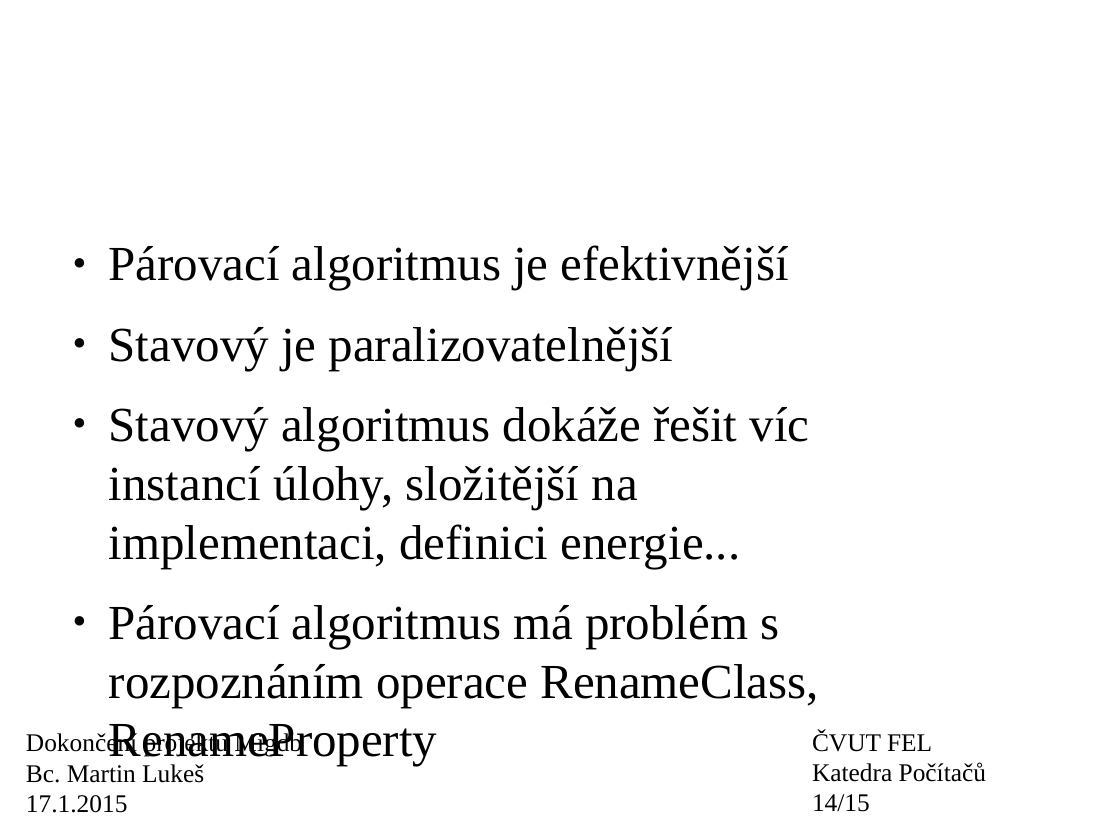
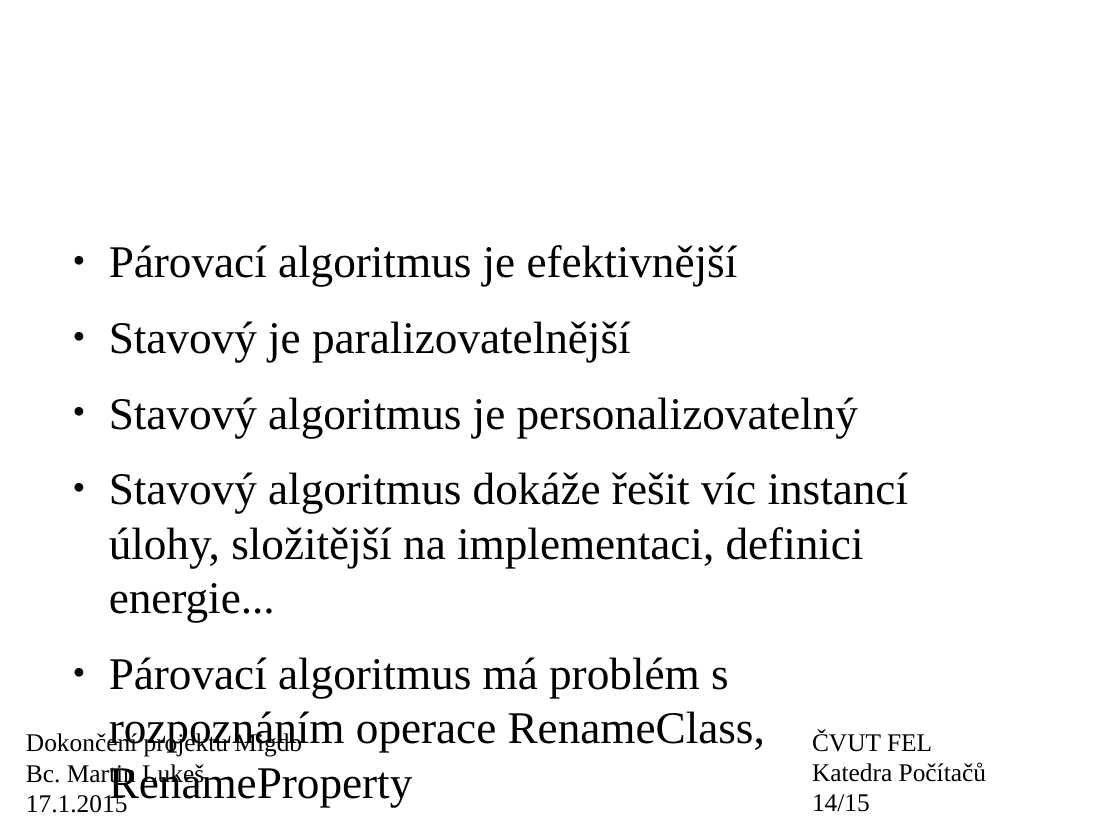
Before and after one commit to wox2/migrace_databaze, a slide deck: slide 14 of diplomka/prezentace.odp. Drawn at 1120x840 pixels with LibreOffice and Linux fonts; fonts in the diff are those of the drawing; background and template pictures are left out. Boxes give left, top, right and bottom in pixels: in the first picture for what was removed or moved away, otherwise in the second. Text is boxed around its words. In the diff, an @@ line names an element or a change of style, - is before the commit and + after.

```diff
--- a/diplomka/prezentace.odp
+++ b/diplomka/prezentace.odp
@@ text at <box>109,245,909,807</box>: size 34.7 to 32.1 pt in "Párovací algoritmus je efektivnější", "Stavový je paralizovatelnější", "Stavový algoritmus dokáže řešit víc instancí úlohy, ...", "Párovací algoritmus má problém s rozpoznáním operace ..." @@
@@ text at <box>109,397,858,438</box>: paragraph added @@
+● Stavový algoritmus je personalizovatelný
```
Also in this commit, not shown: 7 other slides changed, 2 other files.
